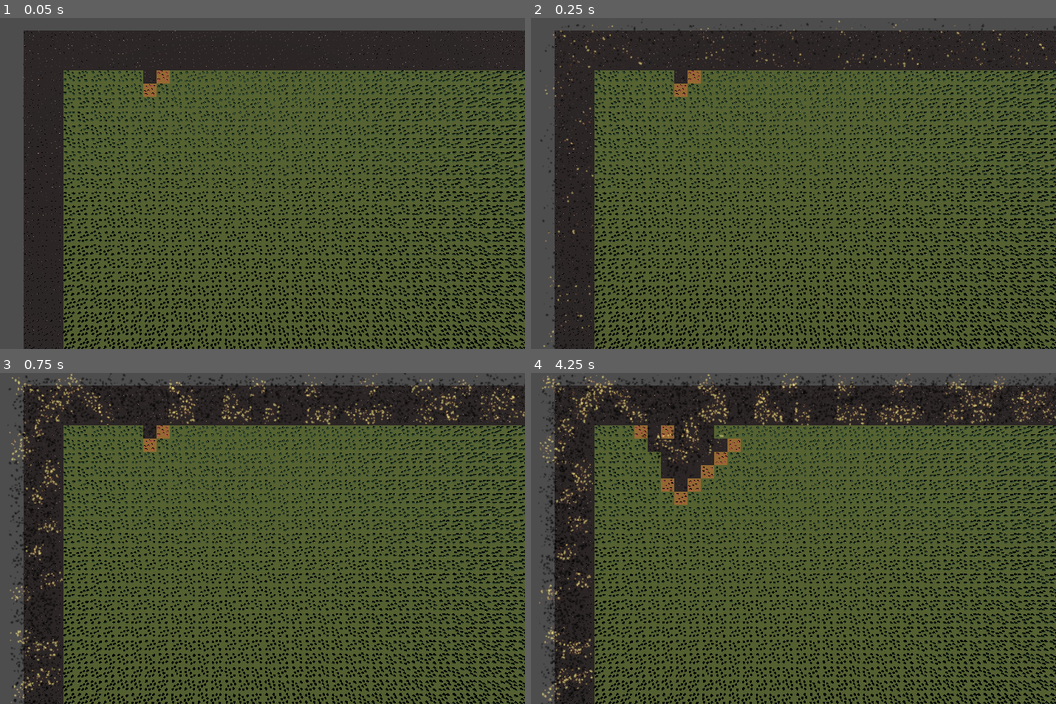
Above: before the commit, frames 1-4 (two rows, left to right).
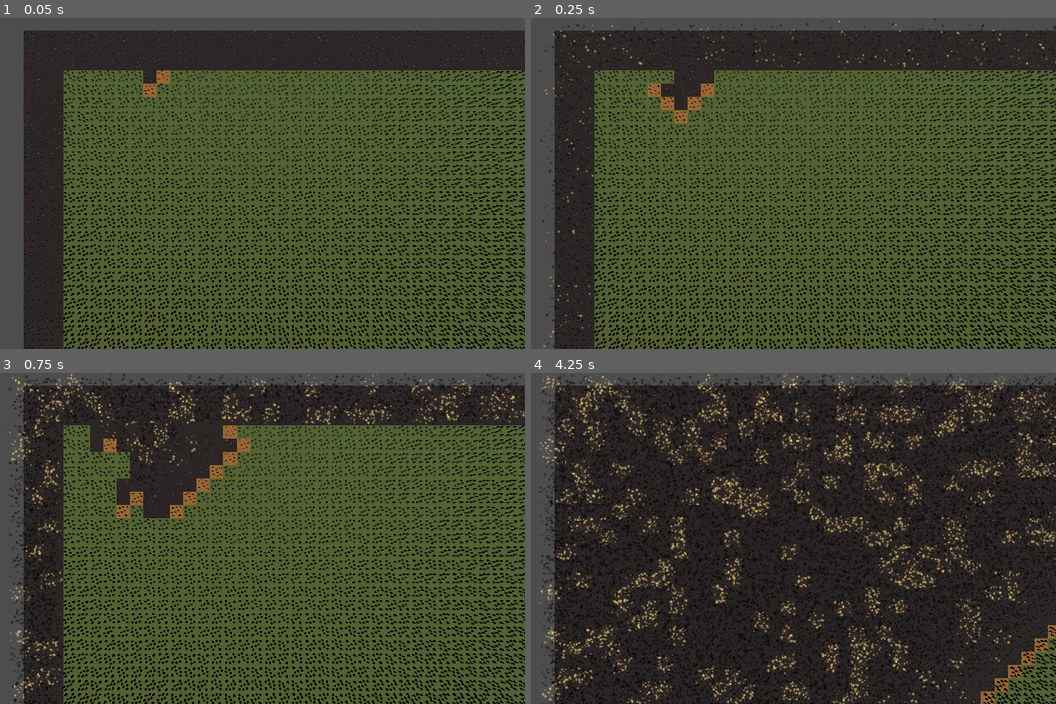
Above: after the commit, the same moments.

Repository: Piggward/JamesGlass
Game: Godot game, scene res://Scenes/game_manager.tscn
Two runs of this game, one before a commit and one after it. Both use one fixed random seed, a clock stepped at 60 frames per second and the inputs below.
Inputs:
- Up to frame 1 (0.05 s): no input
- Up to frame 2 (0.25 s): no input
- Up to frame 3 (0.75 s): tap Enter (ui_accept) at 0.5 s; hold Right (ui_right) from 0.53 s (still down); hold Shift (shift) from 0.53 s (still down)
- Up to frame 4 (4.25 s): tap Enter (ui_accept) at 0.77, 1.52, 3.02, 3.77 s; release Right (ui_right) at 1.28 s; release Shift (shift) at 1.28 s; hold Left (ui_left) 1.28-2.03 s; tap Shift (shift) at 1.35, 2.85 s; hold Right (ui_right) 2.03-2.78 s; hold Shift (shift) 2.03-2.78 s; hold Up (ui_up) 2.78-3.53 s; hold Left (ui_left) from 3.53 s (still down); hold Shift (shift) from 3.53 s (still down)

Frame 1 is identical in both runs. In frame 2, 1.1% of the frame differs, in the area x 22-35%, y 15-32%; in frame 3, 5.2%; in frame 4, 67%, in the area x 9-100%, y 12-100%.

Commit message:
Add helper for setting fire to trapped grass-tiles

Diff:
--- a/Scripts/game_manager.gd
+++ b/Scripts/game_manager.gd
@@ -2,7 +2,8 @@
 
 const TILE_SCALE = 4
 
-var TICK_IN_SECONDS = 1
+var TICK_IN_SECONDS = 0.1
+var tick_counter = 0
 
 const MAP_SIZE = 64
 const RIM_SIZE = 3
@@ -91,6 +92,22 @@
 		fire_tile_list.append(dry_tile)
 	dry_tile_list = new_dry_tile_list
 
+func set_fire_to_trapped_grass():
+	# TODO: maybe we should just keep track of a "grass_tile_list" as well hmmmmmm :thinking:
+	for i in range(MAP_SIZE):
+		for j in range(MAP_SIZE):
+			var tile = tiles_map[i][j]
+			if tile.state != Tile.TileState.GRASS:
+				continue
+			var neighboring_tiles = tile.neighbours.filter(func(n): return n != null)
+			if neighboring_tiles.all(func(neighbor): return neighbor.state == Tile.TileState.FIRE):
+				# Surrounded by fire, so lit me up fam
+				tile.light_fire() # We don't need to append dry-tiles sinces all neighbors are on fire
+				fire_tile_list.append(tile)
+
 
 func _on_timer_timeout():
+	tick_counter += 1
 	light_shit_on_fire()
+	if tick_counter % 5 == 0:
+		set_fire_to_trapped_grass()
